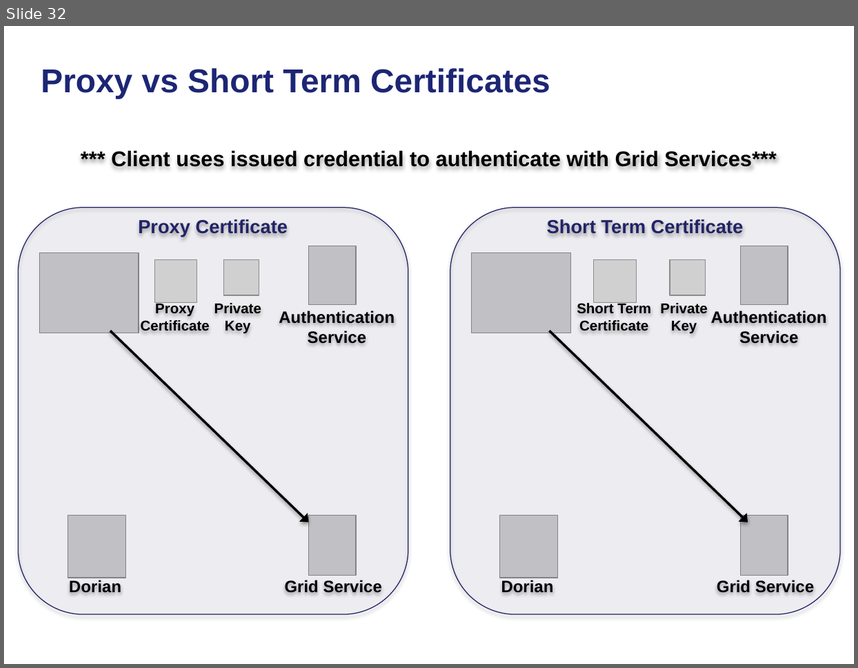
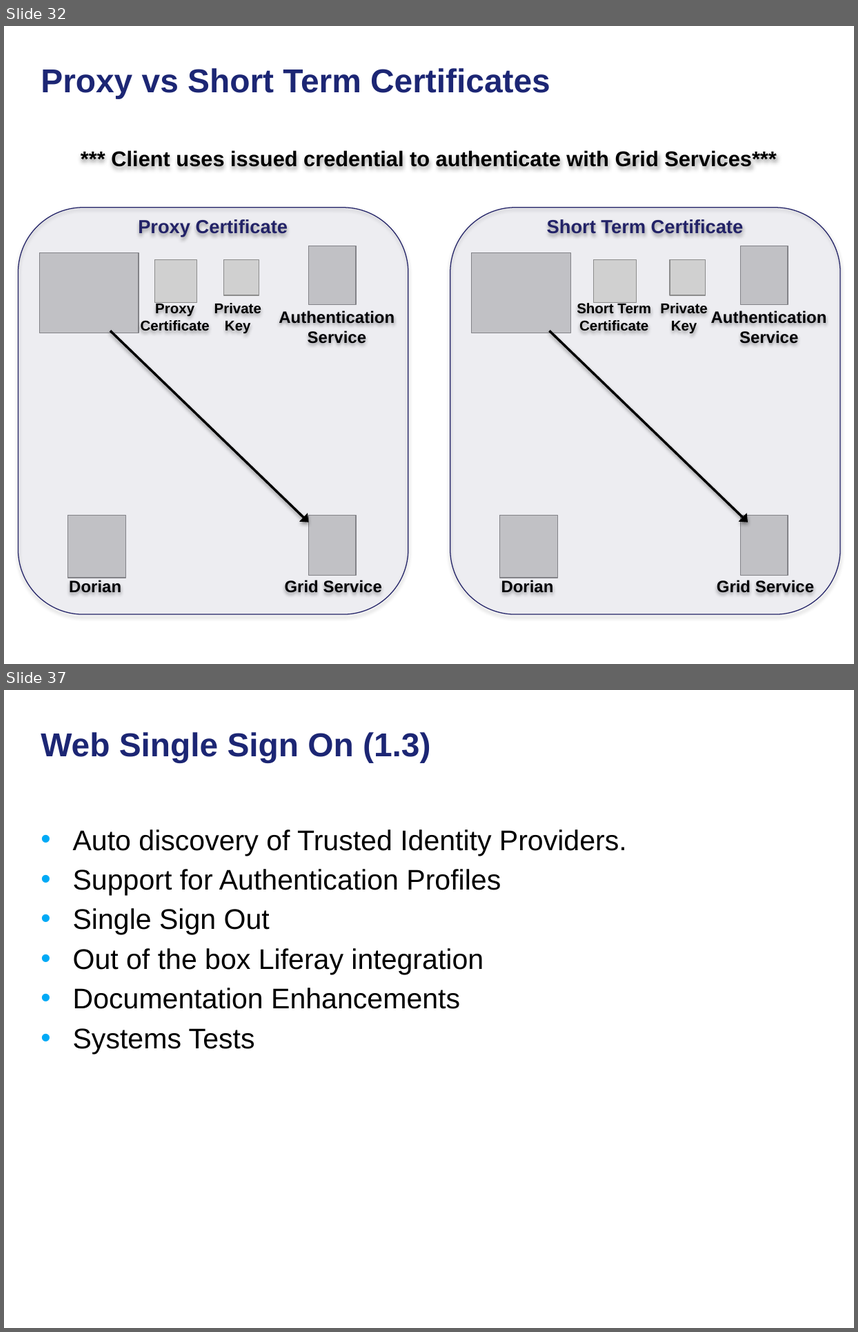
Before and after one commit to NCIP/cagrid-docs, a slide deck: presentations/security/gaards-arch-f2f-oct-2008.pptx. Shown one above the other, each under a label of ours: slide 32 before the commit, slides 32 and 37 after it; the slides between them are not shown. The pictures are 858x668 and 858x1332 pixels, drawn with LibreOffice and Linux fonts; fonts in the diff are those of the drawing; grey boxes stand for pictures; background and template pictures are left out. Boxes give left, top, right and bottom in pixels: in the first picture for what was removed or moved away, otherwise in the second. Text is boxed around its words. In the diff, an @@ line names an element or a change of style, - is before the commit and + after.

```diff
--- a/presentations/security/gaards-arch-f2f-oct-2008.pptx
+++ b/presentations/security/gaards-arch-f2f-oct-2008.pptx
@@ slide 37 added at (x1=4, y1=690, x2=854, y2=1328), background picture (left out) @@
@@ title added at (x1=41, y1=732, x2=430, y2=762), 28 pt, text #1C2674, bold @@
+Web Single Sign On (1.3)
@@ text added at (x1=73, y1=829, x2=627, y2=1054), 24 pt, text #000000 @@
+• Auto discovery of Trusted Identity Providers.
+• Support for Authentication Profiles
+• Single Sign Out
+• Out of the box Liferay integration
+• Documentation Enhancements
+• Systems Tests
```
Also in this commit, not shown: 4 slides changed, 4 other slides added.
